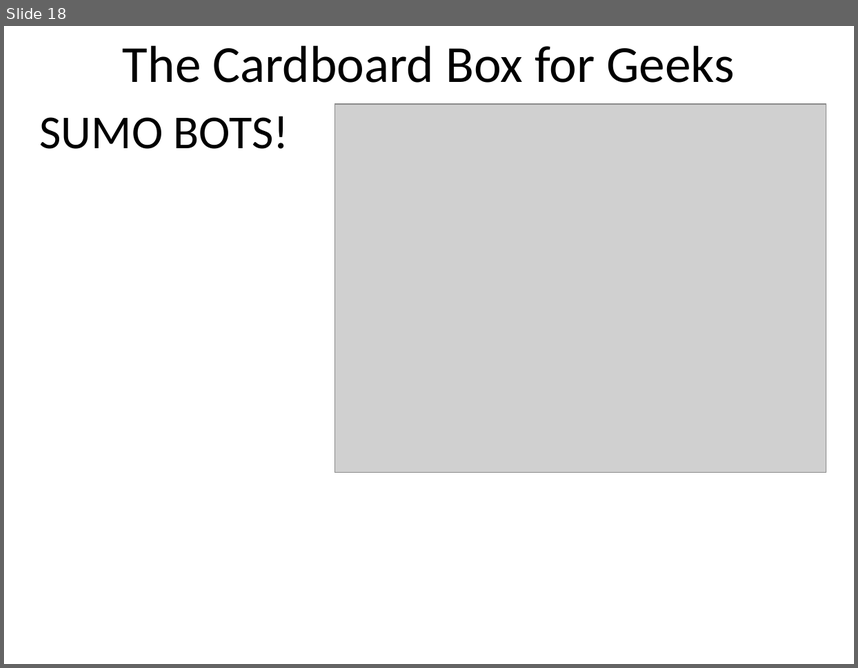
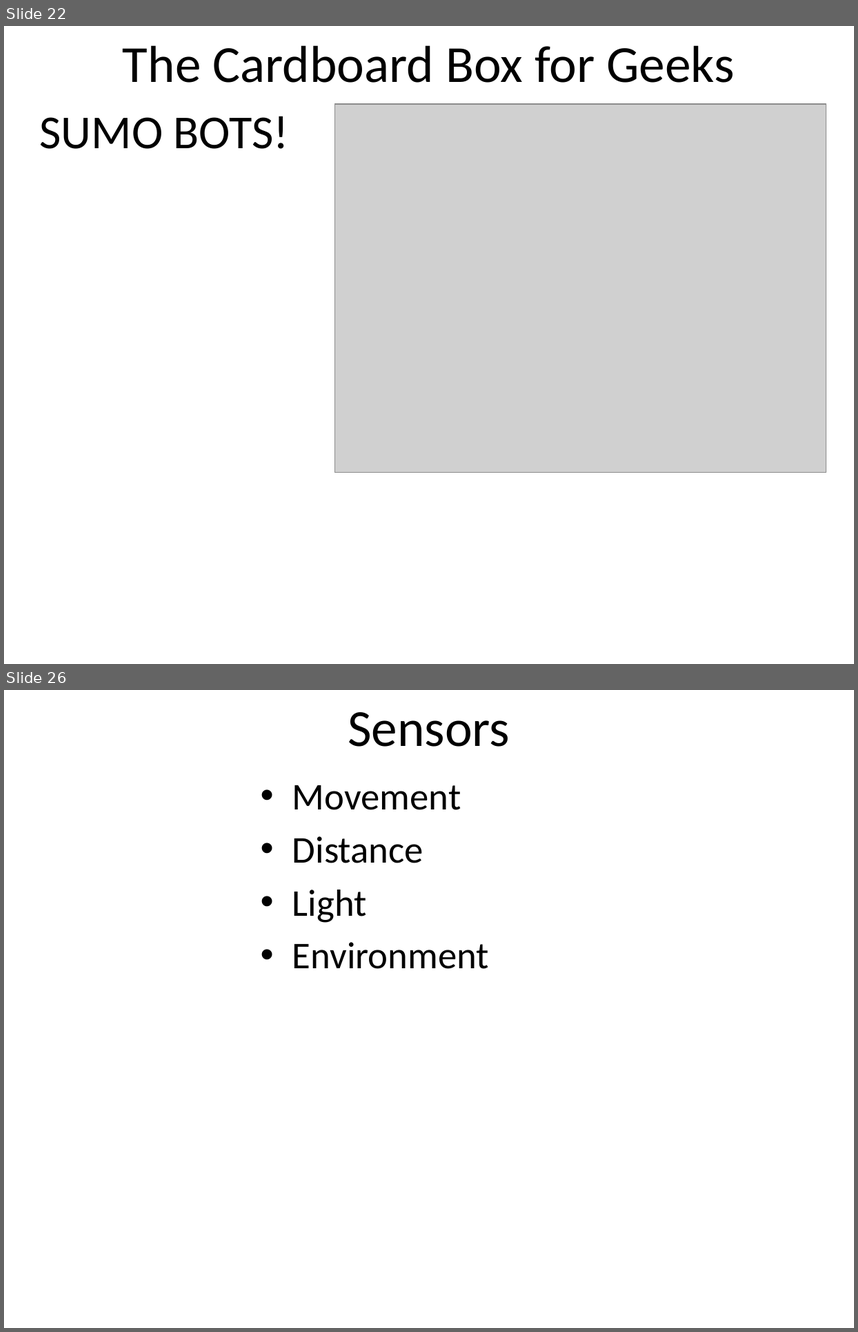
Before and after one commit to dykebert/GDI_Arduino_Robotics, a slide deck: Introduction to Arduino.pptx. Shown one above the other, each under a label of ours: slide 18 before the commit, slides 22 and 26 after it; the slides between them are not shown. The pictures are 858x668 and 858x1332 pixels, drawn with LibreOffice and Linux fonts; fonts in the diff are those of the drawing; grey boxes stand for pictures. Boxes give left, top, right and bottom in pixels: in the first picture for what was removed or moved away, otherwise in the second. Text is boxed around its words. In the diff, an @@ line names an element or a change of style, - is before the commit and + after.

```diff
--- a/Introduction to Arduino.pptx
+++ b/Introduction to Arduino.pptx
@@ slide 26 added at bbox=[4, 690, 854, 1328], background #FFFFFF @@
@@ title added at bbox=[348, 712, 510, 747], 44 pt, text #000000 @@
+Sensors
@@ text added at bbox=[292, 785, 489, 969], 32 pt, text #000000 @@
+• Movement
+• Distance
+• Light
+• Environment
@@ what was slide 18 is now slide 22 @@
```
Also in this commit, not shown: 4 slides changed, 28 other slides added, 2 other files.
